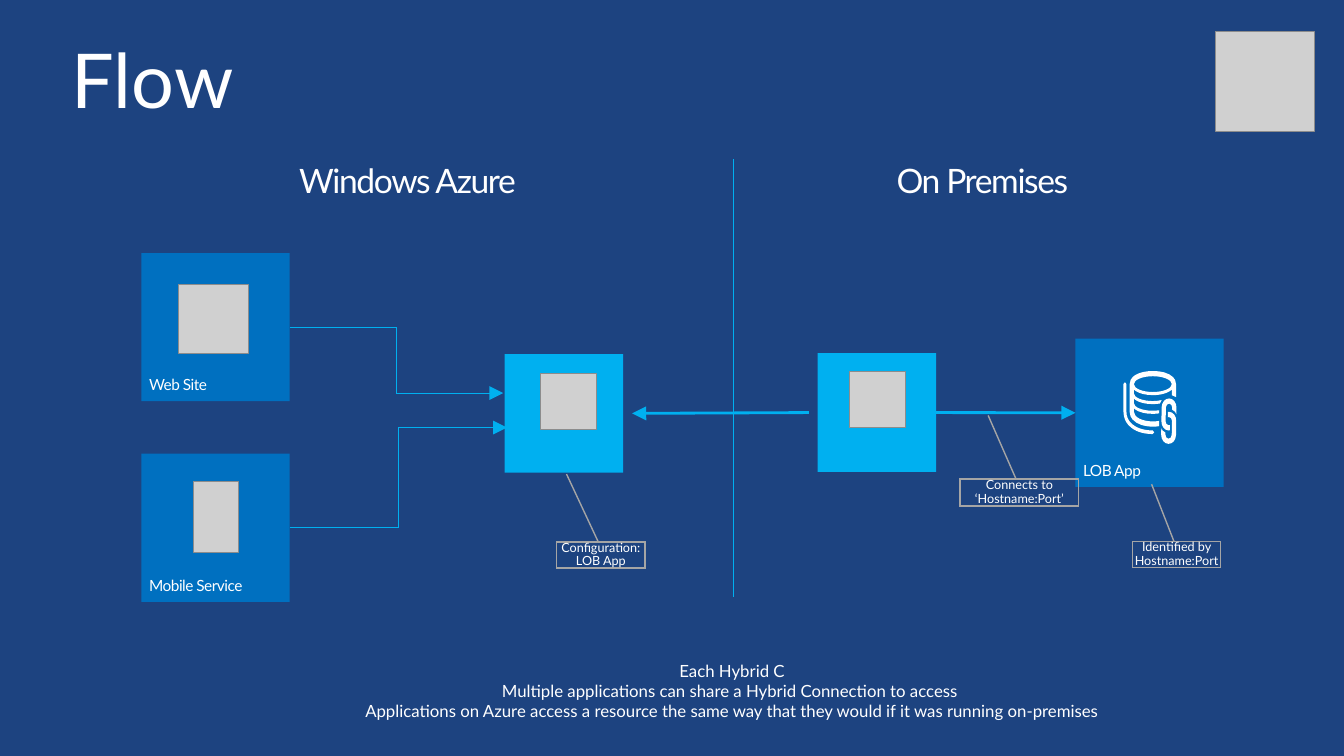
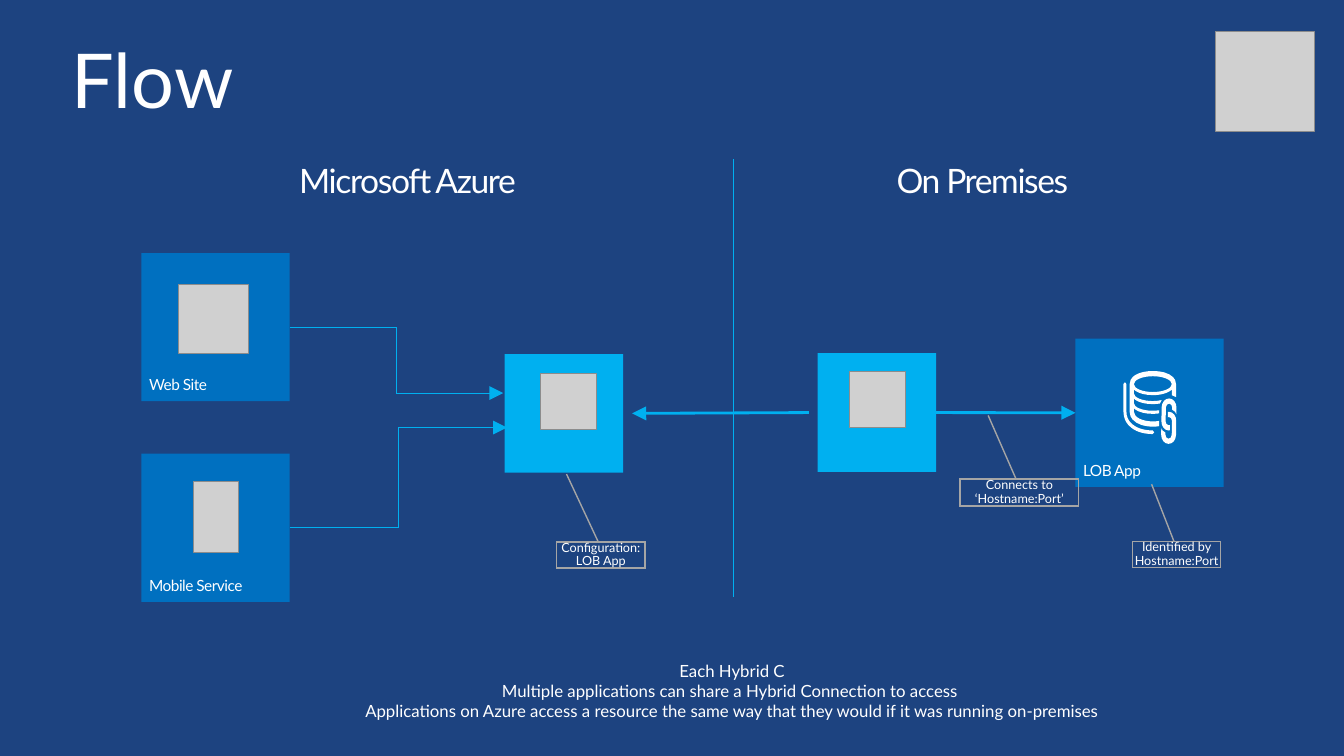
Before and after one commit to sack212/BasicAzureCamp, a slide deck: slide 11 of Integration-Hybrid-Workflows/HybridConnections.pptx. Drawn at 1344x756 pixels with LibreOffice and Linux fonts; fonts in the diff are those of the drawing; grey boxes stand for pictures; background and template pictures are left out. Boxes give left, top, right and bottom in pixels: in the first picture for what was removed or moved away, otherwise in the second. Text is boxed around its words. In the diff, an @@ line names an element or a change of style, - is before the commit and + after.

```diff
--- a/Integration-Hybrid-Workflows/HybridConnections.pptx
+++ b/Integration-Hybrid-Workflows/HybridConnections.pptx
@@ text at box(299, 168, 515, 194): text changed @@
-Windows Azure
+Microsoft Azure
```
Also in this commit, not shown: 22 other files.
